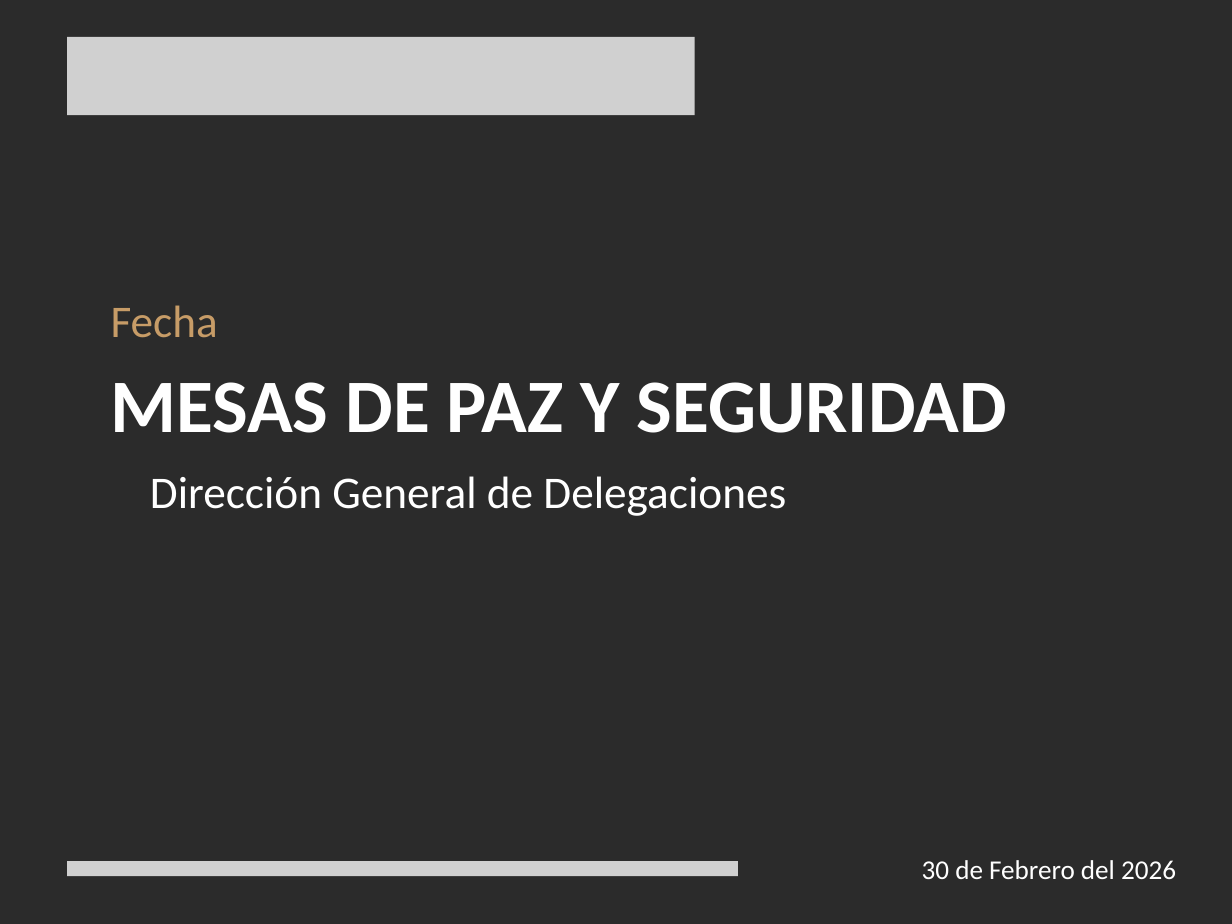
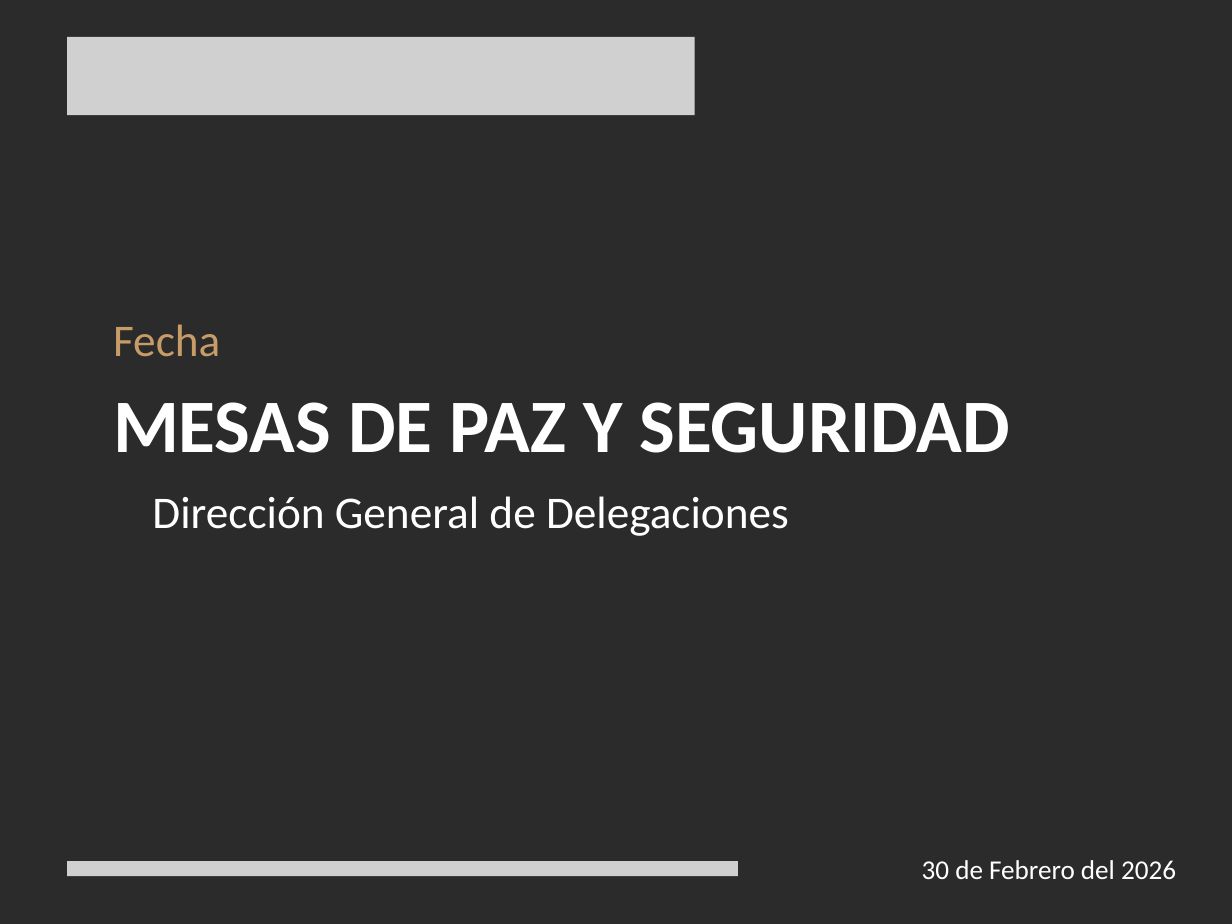
Before and after one commit to KevinRolcer/dgdg, a slide deck: slide 1 of storage/templates/Dgdg Mesas de paz.pptx. Drawn at 1232x924 pixels with LibreOffice and Linux fonts; fonts in the diff are those of the drawing; grey boxes stand for pictures; background and template pictures are left out; a plain dark background stands for a picture behind light text. Boxes give left, top, right and bottom in pixels: in the first picture for what was removed or moved away, otherwise in the second. Text is boxed around its words. In the diff, an @@ line names an element or a change of style, - is before the commit and + after.

```diff
--- a/storage/templates/Dgdg Mesas de paz.pptx
+++ b/storage/templates/Dgdg Mesas de paz.pptx
@@ text "Fecha": place and size @@
-text "Fecha" at [111, 305, 218, 338]
+text "Fecha" at [113, 324, 220, 357]
@@ text "MESAS DE PAZ Y SEGURIDAD": place and size @@
-text "MESAS DE PAZ Y SEGURIDAD" at [110, 382, 1007, 433]
+text "MESAS DE PAZ Y SEGURIDAD" at [113, 402, 1009, 453]
@@ text "Dirección General de Delegaciones": place and size @@
-text "Dirección General de Delegaciones" at [150, 476, 786, 516]
+text "Dirección General de Delegaciones" at [152, 496, 789, 536]
```
Also in this commit, not shown: 1 other slide changed, 3 slides added, 2 slides removed, 9 other files.
